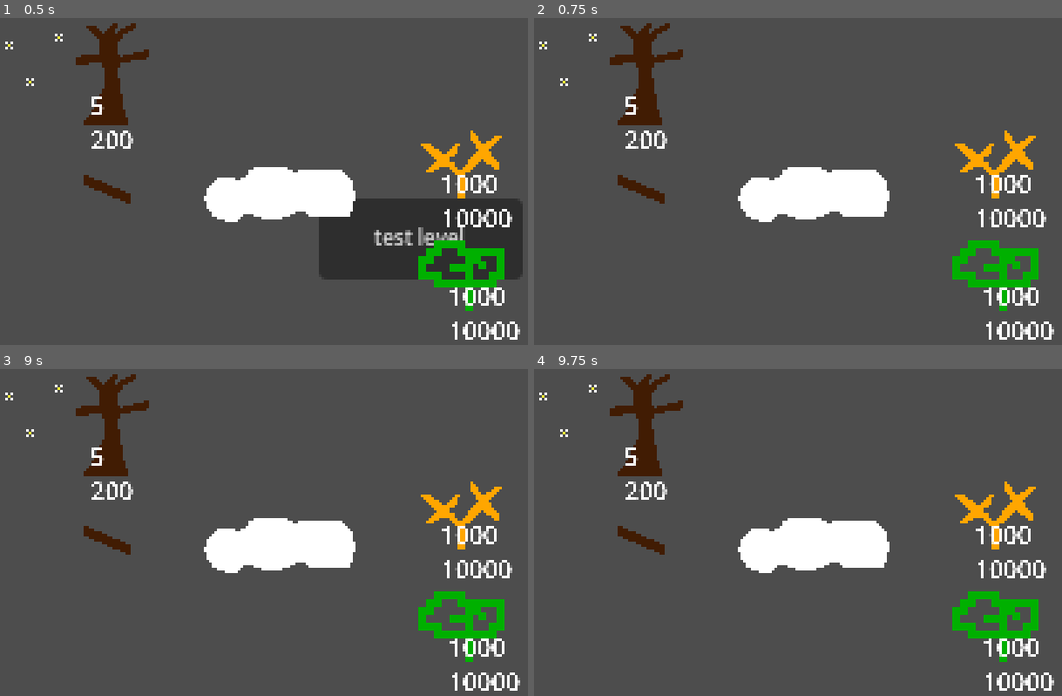
Above: before the commit, frames 1-4 (two rows, left to right).
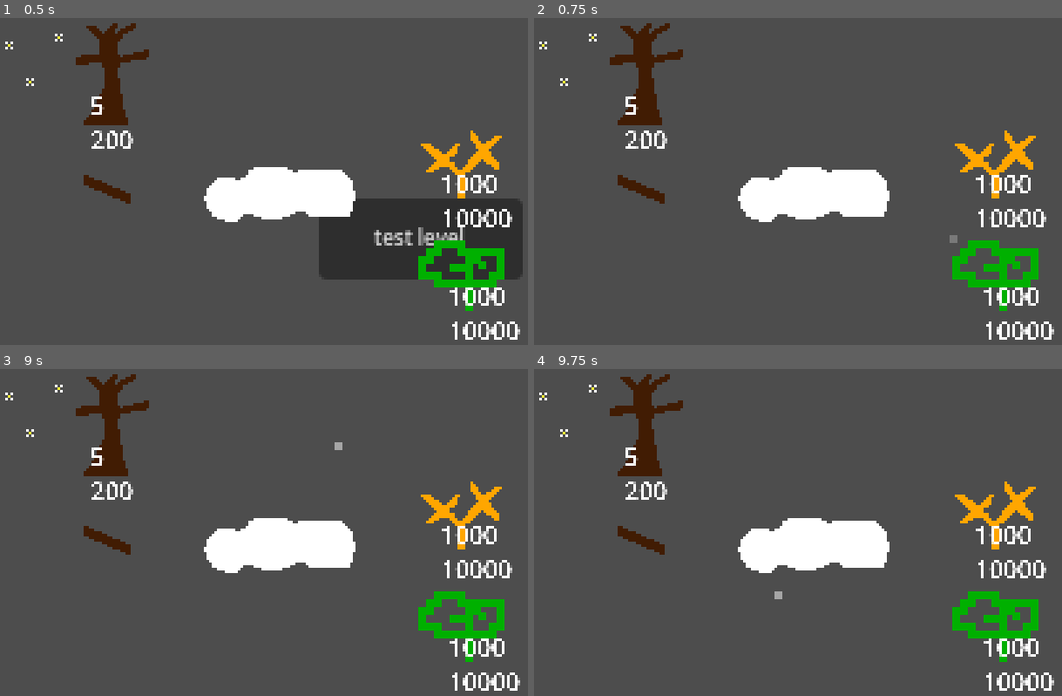
Above: after the commit, the same moments.

Repository: kev9268/ABSlowJam3
Game: Godot game, scene res://scenes/level_hub.tscn
The game is run twice, just before and just after one commit, with the same random seed, the same clock (stepped at 60 frames per second) and the same inputs.
Inputs (mouse positions are in pixels of both pictures, inside the frame that each line leads up to):
- Up to frame 1 (0.5 s): no input
- Up to frame 2 (0.75 s): click "test level" at 0.5 s
- Up to frame 3 (9 s): tap Enter at 1.25 s; move the mouse to (417, 506) at 1.27 s; press the mouse at (417, 506) at 1.28 s; tap U (undo) at 1.55, 2.1, 3.05, 3.6, 4.55, 5.1, 6.05, 6.6, 7.55, 8.1 s; tap R (restart) at 2, 2.75, 3.5, 4.25, 4.9, 5 s; move the mouse to (153, 542) at 2.02 s; release the mouse at (153, 542) at 2.03 s; click (153, 542) at 2.3 s; move the mouse to (337, 447) at 2.77 s; press the mouse at (337, 447) at 2.78 s; move the mouse to (248, 594) at 3.52 s; release the mouse at (248, 594) at 3.53 s; click (248, 594) at 3.8 s; move the mouse to (464, 578) at 4.27 s; press the mouse at (464, 578) at 4.28 s; move the mouse to (89, 470) at 5.02 s; release the mouse at (89, 470) at 5.03 s; click (89, 470) at 5.3 s; move the mouse to (306, 525) at 5.77 s; press the mouse at (306, 525) at 5.78 s; move the mouse to (184, 437) at 6.52 s; release the mouse at (184, 437) at 6.53 s; click (184, 437) at 6.8 s; move the mouse to (417, 506) at 7.27 s; press the mouse at (417, 506) at 7.28 s; move the mouse to (153, 542) at 8.02 s; release the mouse at (153, 542) at 8.03 s; click (153, 542) at 8.3 s; move the mouse to (337, 447) at 8.77 s; press the mouse at (337, 447) at 8.78 s
- Up to frame 4 (9.75 s): tap U (undo) at 9.05, 9.6 s; move the mouse to (782, 594) at 9.52 s; release the mouse at (782, 594) at 9.53 s

Frame 1 is identical in both runs. In frame 2, less than 0.1% of the frame differs, in the area x 78-81%, y 66-69%; in frame 3, less than 0.1%; in frame 4, less than 0.1%.

Commit message:
smooth draw and smooth push
+some code cleanup and optimization

Diff:
--- a/scenes/draw_tree.gd
+++ b/scenes/draw_tree.gd
@@ -2,6 +2,7 @@
 
 var tree_children
 var current_root = null
+var recent_pushed_root = null
 var draw_flag = true
 var branch_flag = false # Flag that checks if a branch is successfully being drawn
 
@@ -17,12 +18,14 @@
 var draw_history = []
 var first_click = false
 
+
+var previous_color = Vector2i(-1,-1)
 var stored_pixel_limit = 30
-var previous_color = Vector2i(-1,-1)
-var previous_pixels = []
+var current_stroke_pixels = []
 
 var cursor : Sprite2D
 
+#not 25 because those 4 corners are not diagonal attached
 var surround_21 = [
 					Vector2i(-2,-1),Vector2i(-2,0),Vector2i(-2,1),
 	Vector2i(-1,-2),Vector2i(-1,-1),Vector2i(-1,0),Vector2i(-1,1),Vector2i(-1,2),
@@ -46,13 +49,13 @@
 
 
 var root_data = {}
-#var items_collected = {}
 var history_collected = {}
 
 # Called when the node enters the scene tree for the first time.
 func _ready() -> void:
 	tree_children = get_children()
 	scan_for_tree_group(true)
+	#draw_branch_line(Vector2(5,106), Vector2(63,123))
 
 
 func scan_for_tree_group(initialize = false):
@@ -72,6 +75,7 @@
 			root_data[root_node.name]["node"] = root_node
 
 
+
 # Called every frame. 'delta' is the elapsed time since the previous frame.
 func _process(delta: float) -> void:
 
@@ -83,26 +87,18 @@
 
 	var mouse_pos = get_local_mouse_position()
 
-	#for root_name in root_data.keys():
-	#	print(root_data[root_name]["collection"])
-
 	if current_root == null:
 		var found_root = find_root_near_mouse(mouse_pos)
 		if(found_root != null):
-			mouse_highlight()
-		else:
-			get_parent().get_parent().cursor.modulate = Color(1.0,1.0,1.0,0)
-		click_first(mouse_pos, found_root)
+			mouse_highlight(true)
+			if get_branch_count(found_root) > 0:
+				click_first(mouse_pos, found_root)
+			else:
+				mouse_highlight(false)
+				print("no more branches") # temporary probably want to show restart / undo ui when no branches will create issue
 	else:
-
-		#print(get_branch_count(current_root))
-
-		if get_branch_count(current_root) > 0:
-			click_held(mouse_pos)
-			click_released()
-		else:
-			get_parent().get_parent().cursor.modulate = Color(1.0,1.0,1.0,0)
-			print("no more branches") # temporary probably want to show restart / undo ui when no branches will create issue
+		click_held(mouse_pos)
+		click_released()
 
 
 	previous_mouse_position = mouse_pos
@@ -110,15 +106,19 @@
 func find_root_near_mouse(mouse_pos):
 	var new_position = local_to_map(mouse_pos)
 	for adj_position in surround_21: #check if valid position
-		var check_cell = get_cell_source_id(adj_position+new_position)
-		if(check_cell != -1 and check_cell != tile_types["wall"]):
-			var found_root = search_for_root(adj_position+new_position)
+		var adjacent_position = adj_position+new_position
+		var check_cell = get_cell_source_id(adjacent_position)
+		if(check_cell == tile_types["tree"]):
+			var found_root = search_for_root(adjacent_position)
 			if(found_root != null):
 				return found_root
 	return null
 
-func mouse_highlight():
-	get_parent().get_parent().cursor.modulate = Color(1.0,1.0,1.0,0.5)
+func mouse_highlight(active):
+	if active:
+		get_parent().get_parent().cursor.modulate = Color(1.0,1.0,1.0,0.5)
+	else:
+		get_parent().get_parent().cursor.modulate = Color(1.0,1.0,1.0,0.0)
 
 func click_first(mouse_pos, found_root):
 	if Input.is_action_just_pressed("draw"): #pick tree color for the first time
@@ -129,50 +129,81 @@
 
 func click_held(mouse_pos):
 	if Input.is_action_pressed("draw"): #draw the color
-		if(current_root != null):
-			if get_draw_count(current_root) < 0:
-				draw_flag= false
-			var new_position = local_to_map(mouse_pos)
-
-			if check_limit(new_position):
+
+		if get_draw_count(current_root) < 0:
+			draw_flag = false
+			return
+		#drawing smoother
+		#get distance
+		#draw_branch_line(previous_mouse_position, mouse_pos)
+		#return
+		var distance = mouse_pos - previous_mouse_position
+		var step = max(abs(distance.x), abs(distance.y))
+		var offset = 1.0 / step
+		var weight = 0 #addition is cheaper
+		for stepping in range(0, step+1, 1):
+			var interpolated_position = local_to_map(previous_mouse_position.lerp(mouse_pos, weight))
+			weight += offset
+			#check if draw on itself in the same stroke or draw on its self at all
+			if check_limit(interpolated_position):
 				return
 
 			for adj_position in surround_21:
-				var check_cell = get_cell_source_id(adj_position+new_position)
-				if(check_cell != -1 and check_cell != tile_types["wall"]):
-					if get_cell_atlas_coords(new_position+adj_position) == root_data[current_root]["tree_color"]:
+				var adjacent_position = adj_position+interpolated_position
+				var check_cell = get_cell_source_id(adjacent_position)
+
+				if(check_cell == tile_types["tree"]): #check if the future draw will be next to the tree color, checks in the 21 different
+					if get_cell_atlas_coords(adjacent_position) == root_data[current_root]["tree_color"]:
+
 						if (draw_flag):
 							branch_flag = true
-							make_branch(new_position)
+							make_branch(interpolated_position)
 							break
 
-
+func draw_branch_line(pos1, pos2):
+	var distance = pos2 - pos1
+	var step = max(abs(distance.x), abs(distance.y))
+	for stepping in range(0, step+1, 1):
+		var weight = float(stepping) / step
+		var interpolated_position = local_to_map(pos2.lerp(pos1, weight))
+		#check draw
+		for adj_position in surround_eight:
+			var new_coords = adj_position+interpolated_position
+			set_cell(new_coords, tile_types["tree"], Vector2(0,0))
 
 func click_released():
 	if Input.is_action_just_released("draw") and branch_flag:
 		end_click()
 
 func end_click():
-
 	branch_flag = false
 	draw_flag = true
-	#branch_counter-=1
+
 	if(current_root != null):
 		add_branch_count(current_root, -1)
 		set_draw_count(current_root, get_draw_limit(current_root))
 
 	current_root = null
+	recent_pushed_root = null
 	previous_color = Vector2i(-1,-1)
-	previous_pixels.clear()
-
+	current_stroke_pixels.clear()
 	scan_for_tree_group()
 
 func check_limit(new_position):
-	#check if the mouse is directly over a old section, (make previous branch a wall)
-	if previous_pixels.size() == stored_pixel_limit: #start checking when some amount is already drawn
-		if not new_position in previous_pixels: #ignore just recently painted pixels
-			end_click() #terminate
+	#check if the mouse is directly over it's current brush section, (make previous branch a wall)
+	for i in range(0, current_stroke_pixels.size()-stored_pixel_limit):
+		var check_position = current_stroke_pixels[i]
+		if (new_position == check_position):
+			end_click()
 			return true
+	#check if the mouse is directly over old branch section, (make previous branch a wall)
+	if(current_stroke_pixels.size() >= stored_pixel_limit):
+		var root = search_for_root(new_position)
+
+		if (root == current_root):
+			end_click()
+			return true
+
 	return false
 
 func add_history():
@@ -191,14 +222,7 @@
 			"branch" : root_data[root_node]["node"].branch_count,
 			"collection" : root_data[root_node]["collection"].duplicate(true)
 		})
-
 	interactions["roots"] = root_list
-
-	#var collected = {}
-	#for item in items_collected:
-	#	collected[item] = item.global_position
-	#interactions["collected"] = collected
-	#items_collected.clear()
 
 	draw_history.append(interactions)
 
@@ -209,7 +233,7 @@
 	if Input.is_action_just_pressed("undo"):
 		end_click()
 		if draw_history.size() > 0:
-			#branch_counter += 1
+
 			clear()
 			var world_state = draw_history.pop_back()
 
@@ -237,24 +261,11 @@
 							item.global_position = Vector2(old_position)
 							root_data[root_node["root"].name]["collection"][item]["position"] = old_position
 
-					#{
-					#	"root" : root_node["root"].name,
-					#	"position" : root_node["collection"][item][""],
-					#	"just_added" : root_node["collection"]
-					#}
-			#print(items_collected)
-			#print(history_collected)
-
-
 			for type in tile_types.keys():
 				for used_position in world_state[type].keys():
 					set_cell(used_position, tile_types[type], world_state[type][used_position])
-			#print(remove_collected)
-
 
 			previous_color = Vector2i(-1,-1)
-			previous_pixels.clear()
-
 			scan_for_tree_group()
 		return true
 	return false
@@ -263,23 +274,20 @@
 	var collide_position = null
 	for adj_position in surround_eight:
 		var new_coords = adj_position+new_position
-
 		if get_cell_atlas_coords(new_coords) != root_data[current_root]["tree_color"]: #dont draw on self, prevent consumuption
 			var check_cell = get_cell_source_id(new_coords)
 			if check_cell != tile_types["wall"]: #dont draw over wall and self
 				if check_cell != -1: #check collision
 					if not check_collision_type(new_coords):
-						return
-				elif (new_position != local_to_map(previous_mouse_position) or first_click):
+						break
+				else:
 					#prevent drawing on itself, like a wall
 					add_draw_count(current_root, -1)
 					update_root_display(root_data[current_root]["node"])
 
 					set_cell(new_coords, tile_types["tree"], root_data[current_root]["tree_color"])
 
-					if previous_pixels.size() >= stored_pixel_limit:
-						previous_pixels.pop_front()
-					previous_pixels.append(new_coords)
+					current_stroke_pixels.append(new_coords)
 
 	first_click = false
 
@@ -288,6 +296,7 @@
 		if(get_cell_source_id(collide_position) == tile_types["tree"]): #collision is a tree, push it
 			var push_position = direction_to_vector[calculate_mouse_direction()]
 			var flood_info = flood_select(collide_position, false, true)
+			recent_pushed_root = flood_info[0][0]
 			if(move_selected_cells(flood_info[1], push_position)):
 				move_attachments(flood_info[0], push_position)
 				return true
@@ -309,7 +318,6 @@
 func move_attachments(roots, offset):
 	for root in roots:
 		root_data[root]["node"].global_position += Vector2(offset)
-		#print(root_data[root]["collection"])
 		for collection in root_data[root]["collection"].keys():
 			collection.global_position += Vector2(offset)
 			root_data[root]["collection"][collection]["position"] += local_to_map(offset)
@@ -418,17 +426,18 @@
 	update_root_display(root_data[root_name]["node"])
 
 func collect_flower(position_collected, flower_node, branch_position):
-
-	scan_for_tree_group()
-	var root_name = search_for_root(position_collected)
+	current_stroke_pixels
+	var root_name = null
 	for adj_position in surround_eight:
-		if root_name == null:
-			root_name = search_for_root(position_collected+adj_position)
+		if position_collected+adj_position in current_stroke_pixels:
+			root_name = current_root
+			end_click()
+			break
 	if(root_name == null):
-		if current_root == null:
+		if(recent_pushed_root != null):
+			root_name = recent_pushed_root
+		else:
 			print("function collect_flower: likely a bug")
-			return
-		root_name = current_root
 
 	var flower_data = {
 		"root" : root_name,
--- a/scenes/flower.gd
+++ b/scenes/flower.gd
@@ -33,7 +33,7 @@
 		if flower_data[bud].collected: continue
 		for adj_position in surround_eight:
 			var check_cell = tree_tileset.get_cell_source_id(adj_position+bud)
-			if(check_cell != -1 and check_cell == tile_types["tree"]):
+			if(check_cell == tile_types["tree"]):
 				flower_data[bud].collect_flower()
 				tree_tileset.collect_flower(bud, flower_data[bud], check_cell)
 				#print("blossom " + str(i))
Not shown, added: scenes/level_hub.tscn27959545707.tmp
